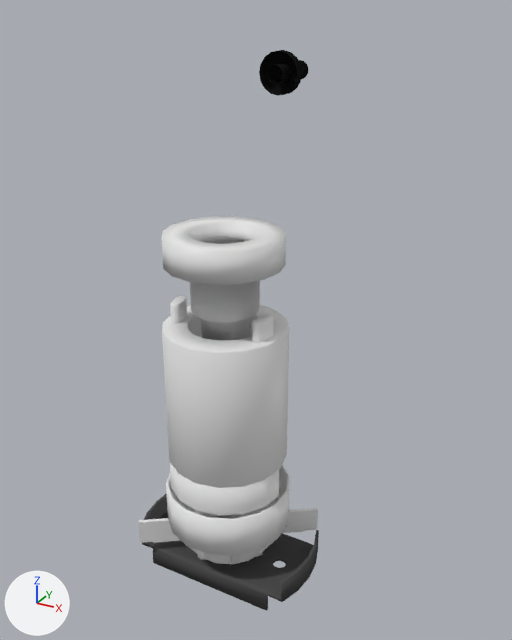
The Blender file vl.vlabs.com.ua/models/hvac/scrollCompressorZP25K5E-PFV-830/scrollCompressorZP25K5E-PFV-830.blend: old version first, new version second.
The view is the same before and after, from a camera (50 mm lens) standing at (0.223, -0.364, 0.409) and looking at (0.007, 0.029, 0.212). The lights are fixed; the arrows at lower left show +X, +Y and +Z.

Names of what the first picture shows: 'Circle.001', 'scrollCompressorZP25K5E.001', 'scrollCompressorZP25K5EBearingPlate', 'scrollCompressorZP25K5ERotor', 'scrollCompressorZP25K5ERotor.001', 'scrollCompressorZP25K5ERotorBottomEccentric'.
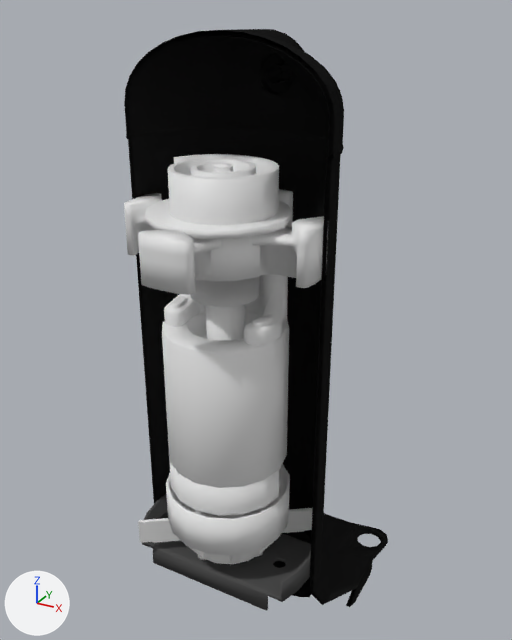
Commit message: HVAC: compressor

The edits, one by one:
me_scrollcompressorzp25k5erotorgeometry_001 is used by ob_scrollcompressorzp25k5erotor_001; location (0.0, 0.0, 0.2301).
me_scrollcompressorzp25k5erotorgeometry_001 had 112 vertices, 128 faces and spanned x -0.0388..0.0388, y -0.0388..0.0388, z 0.0..0.0509.
me_scrollcompressorzp25k5erotorgeometry_001 now has 644 vertices, 596 faces and spans x -0.0664..0.0664, y -0.0664..0.0664, z 0.0101..0.0651.
me_scrollcompressorzp25k5erotorgeometry_001 part 1: a new loose piece of 147 vertices spanning x 0.0271..0.0664, y -0.0171..0.0171, z 0.0315..0.0651.
me_scrollcompressorzp25k5erotorgeometry_001 part 2: a new loose piece of 107 vertices spanning x -0.0664..-0.0271, y -0.0171..0.0171, z 0.0315..0.0651.
me_scrollcompressorzp25k5erotorgeometry_001 part 3: a new loose piece of 107 vertices spanning x -0.0171..0.0171, y 0.0271..0.0664, z 0.0349..0.0651.
me_scrollcompressorzp25k5erotorgeometry_001 part 4: a new loose piece of 107 vertices spanning x -0.0171..0.0171, y -0.0664..-0.0271, z 0.0349..0.0651.
me_scrollcompressorzp25k5erotorgeometry_001 part 5: 96 vertices removed from x -0.0388..0.0388, y -0.0388..0.0388, z 0.0..0.0509; 160 vertices added at x -0.033..0.033, y -0.033..0.033, z 0.0101..0.06.
me_scrollcompressorzp25k5erotorgeometry is used by ob_scrollcompressorzp25k5erotor; location (0.0, 0.0, 0.1189).
me_scrollcompressorzp25k5erotorgeometry had 356 vertices, 301 faces and spanned x -0.042..0.042, y -0.042..0.042, z -0.101..0.138.
me_scrollcompressorzp25k5erotorgeometry now has 572 vertices, 478 faces and spans x -0.042..0.042, y -0.042..0.042, z -0.101..0.17.
me_scrollcompressorzp25k5erotorgeometry part 6: 12 vertices moved from x -0.009..0.009, y -0.009..0.009, z -0.1..-0.024 to x -0.009..0.009, y -0.01..0.01, z -0.101..-0.087; 82 vertices removed from x -0.017..0.017, y -0.017..0.017, z -0.1..0.138; 298 vertices added at x -0.013..0.013, y -0.013..0.013, z -0.101..0.17.
Mesh me_circle_004 is new.
It has 466 vertices, 450 faces and spans x -0.0455..0.0455, y -0.0455..0.0455, z -0.0159..0.0438.
Object 'scrollCompressorZP25K5ERotorTopEccentric' (ob_scrollcompressorzp25k5erotortopeccentric) is now shown.
Object 'scrollCompressorZP25K5E' (ob_scrollcompressorzp25k5e) is now shown.
Object 'Circle' (ob_circle) is new; it shows me_circle_004.
Its location is (-0.0032, 0.0, 0.2779).

Changed parts and their boxes [x1, y1, x2, y2] in the pictures (512 x 640 px; the box of a moved part takes in the faces that stretch with it):
'scrollCompressorZP25K5E', shown (black)
    after: [124, 29, 388, 607]
'scrollCompressorZP25K5ERotor.001', reshaped (64% wider, 11% taller)
    before: [162, 216, 286, 322]
    after: [124, 189, 328, 307]
'Circle', added
    after: [145, 154, 293, 239]
'scrollCompressorZP25K5ERotorTopEccentric', shown
    after: [164, 274, 288, 346]
part 1 of me_scrollcompressorzp25k5erotorgeometry_001, added
    after: [252, 216, 328, 288]
part 2 of me_scrollcompressorzp25k5erotorgeometry_001, added
    after: [124, 193, 162, 256]
part 3 of me_scrollcompressorzp25k5erotorgeometry_001, added
    after: [279, 189, 293, 227]
part 4 of me_scrollcompressorzp25k5erotorgeometry_001, added
    after: [138, 230, 221, 295]
part 5 of me_scrollcompressorzp25k5erotorgeometry_001, moved or reshaped
    before: [162, 216, 286, 322]
    after: [190, 237, 261, 306]
part 6 of me_scrollcompressorzp25k5erotorgeometry, built on
    before: [201, 318, 250, 519]
    after: [202, 305, 245, 519]
